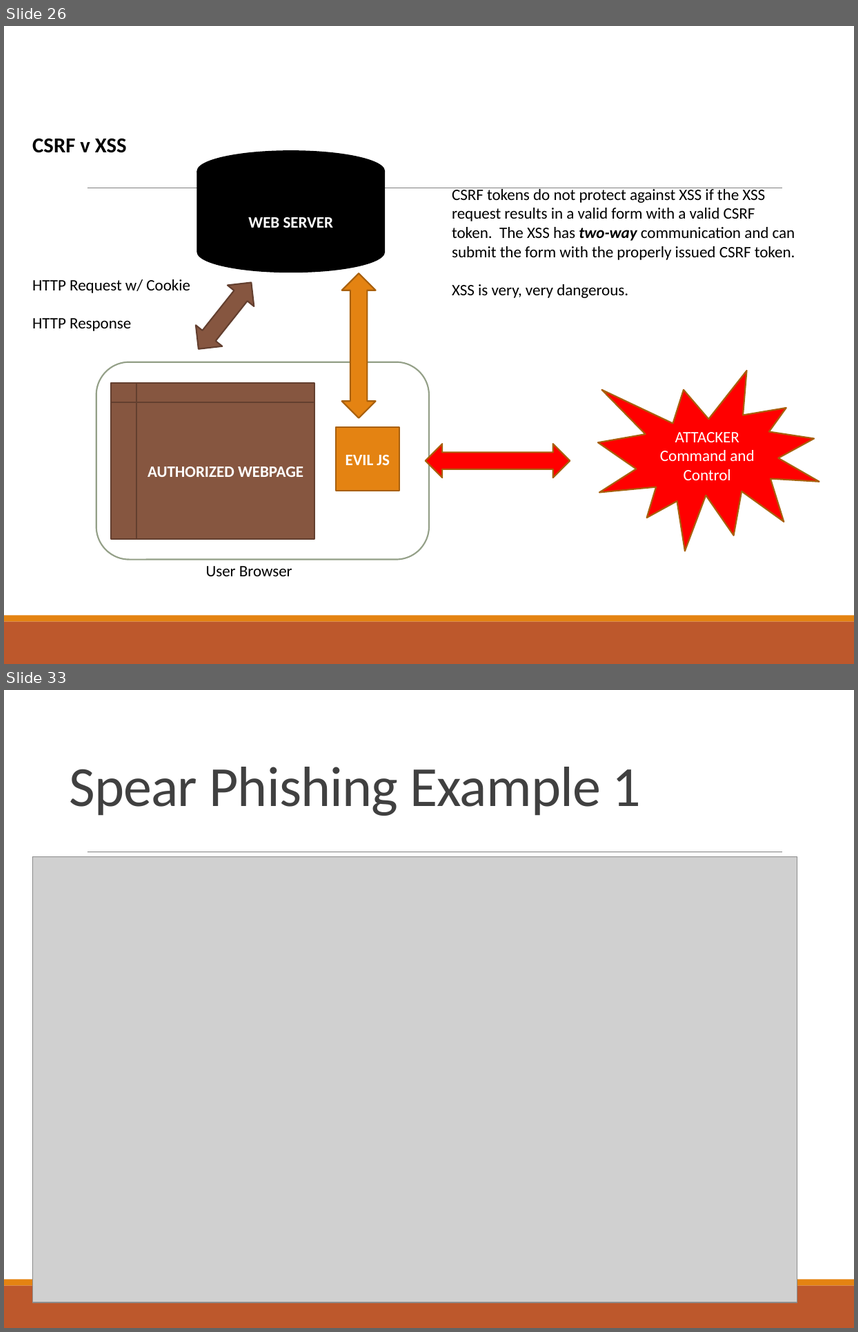
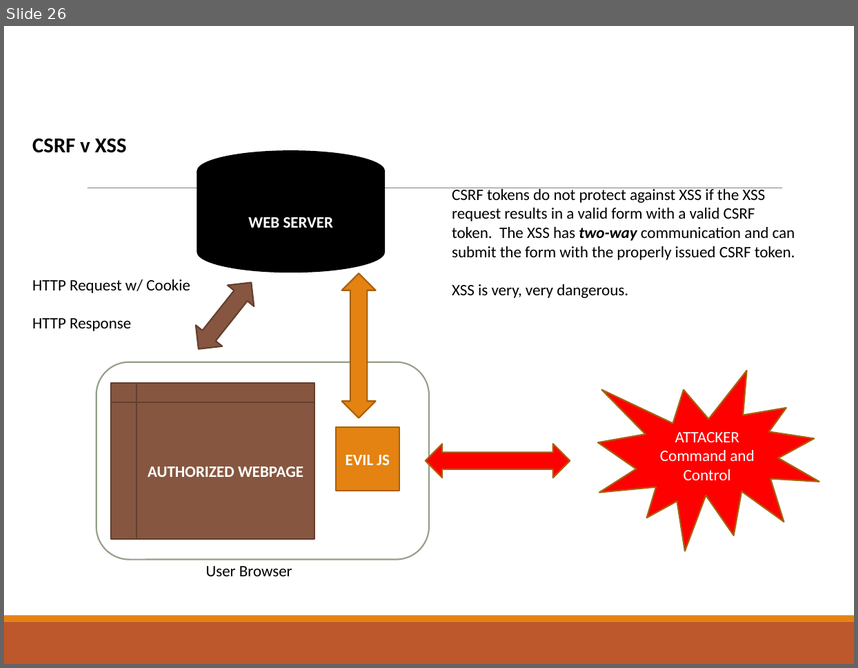
Before and after one commit to CrimsonVista/UTAustin-Courses, a slide deck: 2021fa_cs361s/slides/10_web_threats.pptx. Shown one above the other, each under a label of ours: slides 26 and 33 before the commit, slide 26 after it; the slides between them are not shown. The pictures are 858x1332 and 858x668 pixels, drawn with LibreOffice and Linux fonts; fonts in the diff are those of the drawing; grey boxes stand for pictures. Boxes give left, top, right and bottom in pixels: in the first picture for what was removed or moved away, otherwise in the second. Text is boxed around its words. In the diff, an @@ line names an element or a change of style, - is before the commit and + after.

```diff
--- a/2021fa_cs361s/slides/10_web_threats.pptx
+++ b/2021fa_cs361s/slides/10_web_threats.pptx
@@ slide 33 removed at [4,690,854,1328], background #FFFFFF; not listed: 3 template elements that a slide beside it also shows @@
@@ title removed at [69,767,642,816] @@
-Spear Phishing Example 1
@@ picture removed at [33,856,797,1302] @@
```
Also in this commit, not shown: 11 other slides removed, 2 other files.
